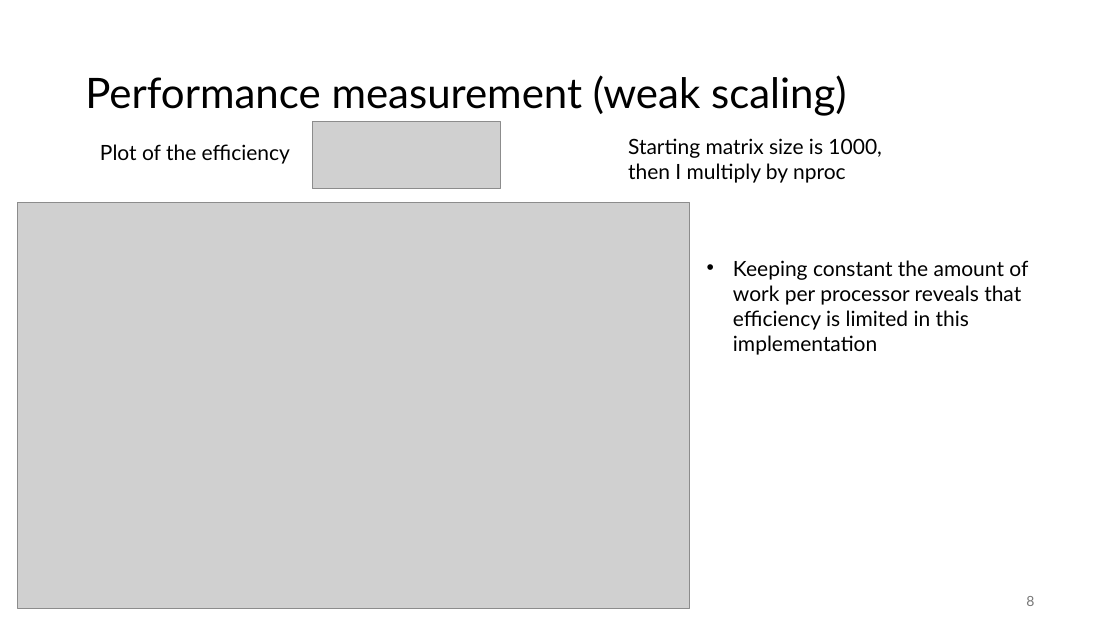
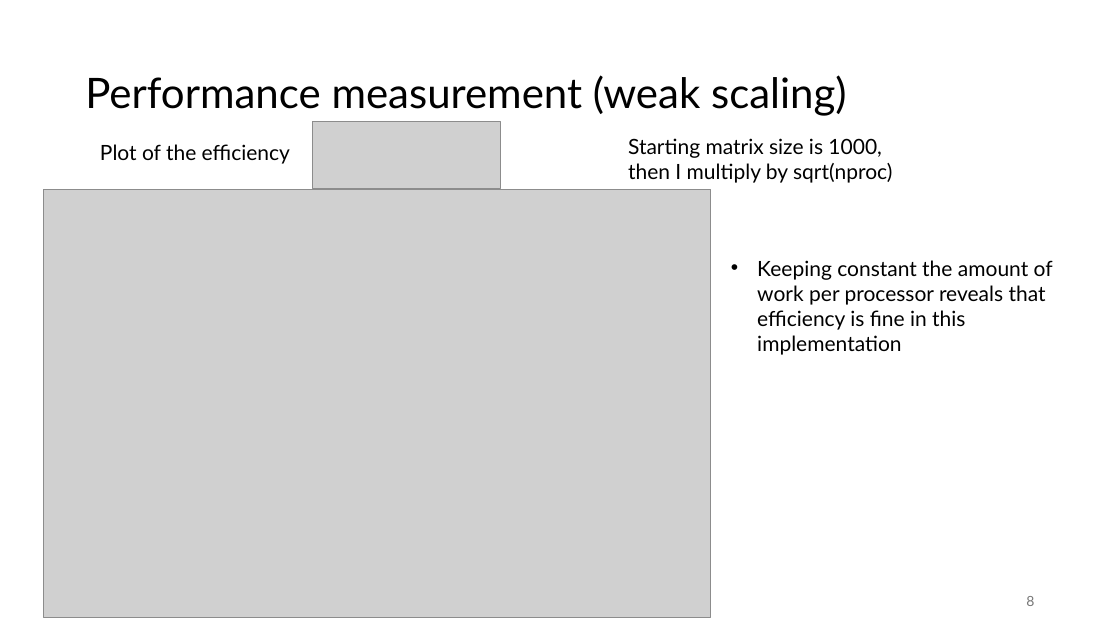
Before and after one commit to lucarighetti3/CG-MPI, a slide deck: slide 9 of project_pres.pptx. Drawn at 1120x630 pixels with LibreOffice and Linux fonts; fonts in the diff are those of the drawing; grey boxes stand for pictures; background and template pictures are left out. Boxes give left, top, right and bottom in pixels: in the first picture for what was removed or moved away, otherwise in the second. Text is boxed around its words. In the diff, an @@ line names an element or a change of style, - is before the commit and + after.

```diff
--- a/project_pres.pptx
+++ b/project_pres.pptx
@@ text at [628,138,892,183]: text changed @@
-Starting matrix size is 1000, then I multiply by nproc
+Starting matrix size is 1000, then I multiply by sqrt(nproc)
@@ picture: place and size @@
-picture at [18,202,690,608]
+picture at [43,189,711,618]
@@ text at [757,260,1053,355]: text changed @@
-• Keeping constant the amount of work per processor reveals that efficiency is limited in this implementation
+• Keeping constant the amount of work per processor reveals that efficiency is fine in this implementation
```
Also in this commit, not shown: 6 other slides changed.
